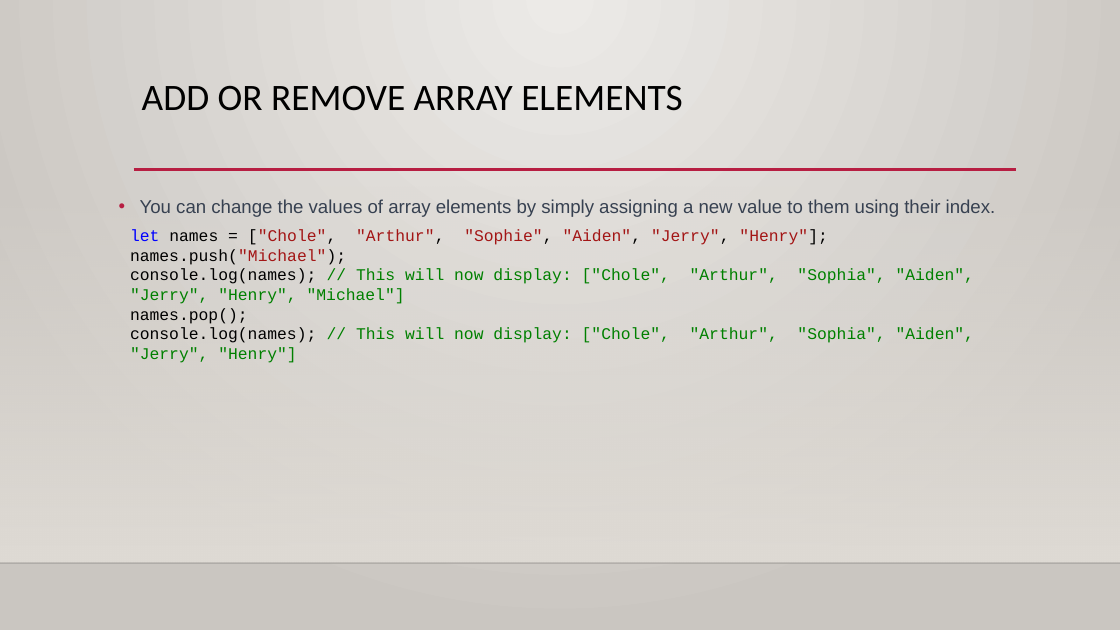
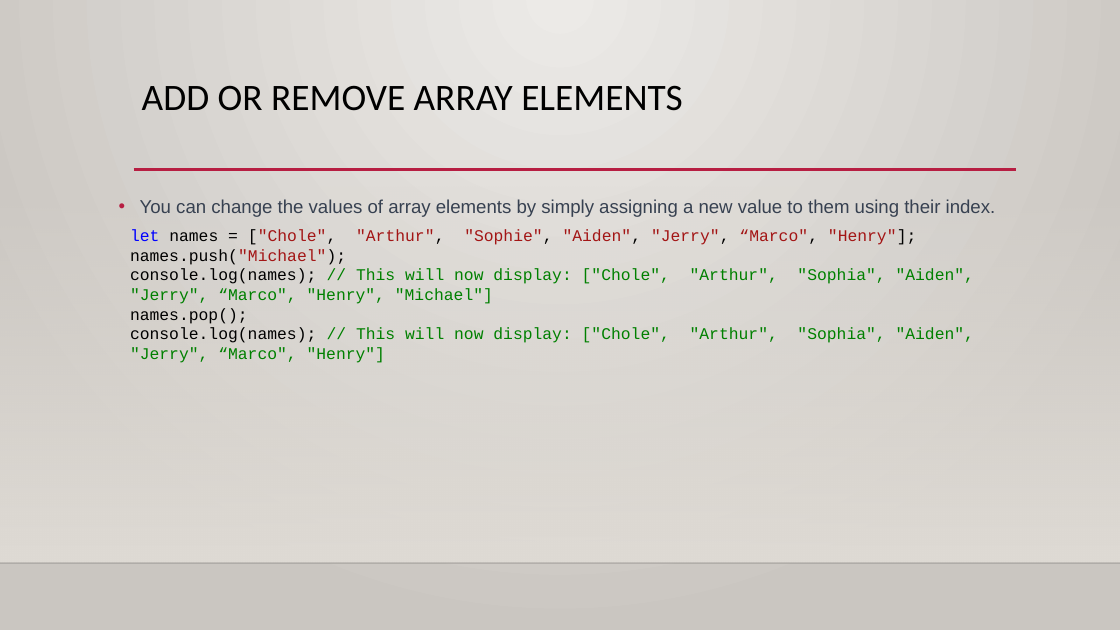
Before and after one commit to renyongfu/BuildingWebGames, a slide deck: slide 9 of Presentation/Week7/Build Web Games-7.pptx. Drawn at 1120x630 pixels with LibreOffice and Linux fonts; fonts in the diff are those of the drawing; background and template pictures are left out. Boxes give left, top, right and bottom in pixels: in the first picture for what was removed or moved away, otherwise in the second. Text is boxed around its words. In the diff, an @@ line names an element or a change of style, - is before the commit and + after.

Commit message:
typos.

```diff
--- a/Presentation/Week7/Build Web Games-7.pptx
+++ b/Presentation/Week7/Build Web Games-7.pptx
@@ text at [130,229,916,245]: text changed @@
-let names = ["Chole", "Arthur", "Sophie", "Aiden", "Jerry", "Henry"];
+let names = ["Chole", "Arthur", "Sophie", "Aiden", "Jerry", “Marco", "Henry"];
@@ text at [130,268,974,304]: text changed @@
-console.log(names); // This will now display: ["Chole", "Arthur", "Sophia", "Aiden", "Jerry", "Henry", "Michael"]
+console.log(names); // This will now display: ["Chole", "Arthur", "Sophia", "Aiden", "Jerry", “Marco", "Henry", "Michael"]
@@ text at [130,327,974,363]: text changed @@
-console.log(names); // This will now display: ["Chole", "Arthur", "Sophia", "Aiden", "Jerry", "Henry"]
+console.log(names); // This will now display: ["Chole", "Arthur", "Sophia", "Aiden", "Jerry", “Marco", "Henry"]
```
Also in this commit, not shown: 3 other slides changed.
